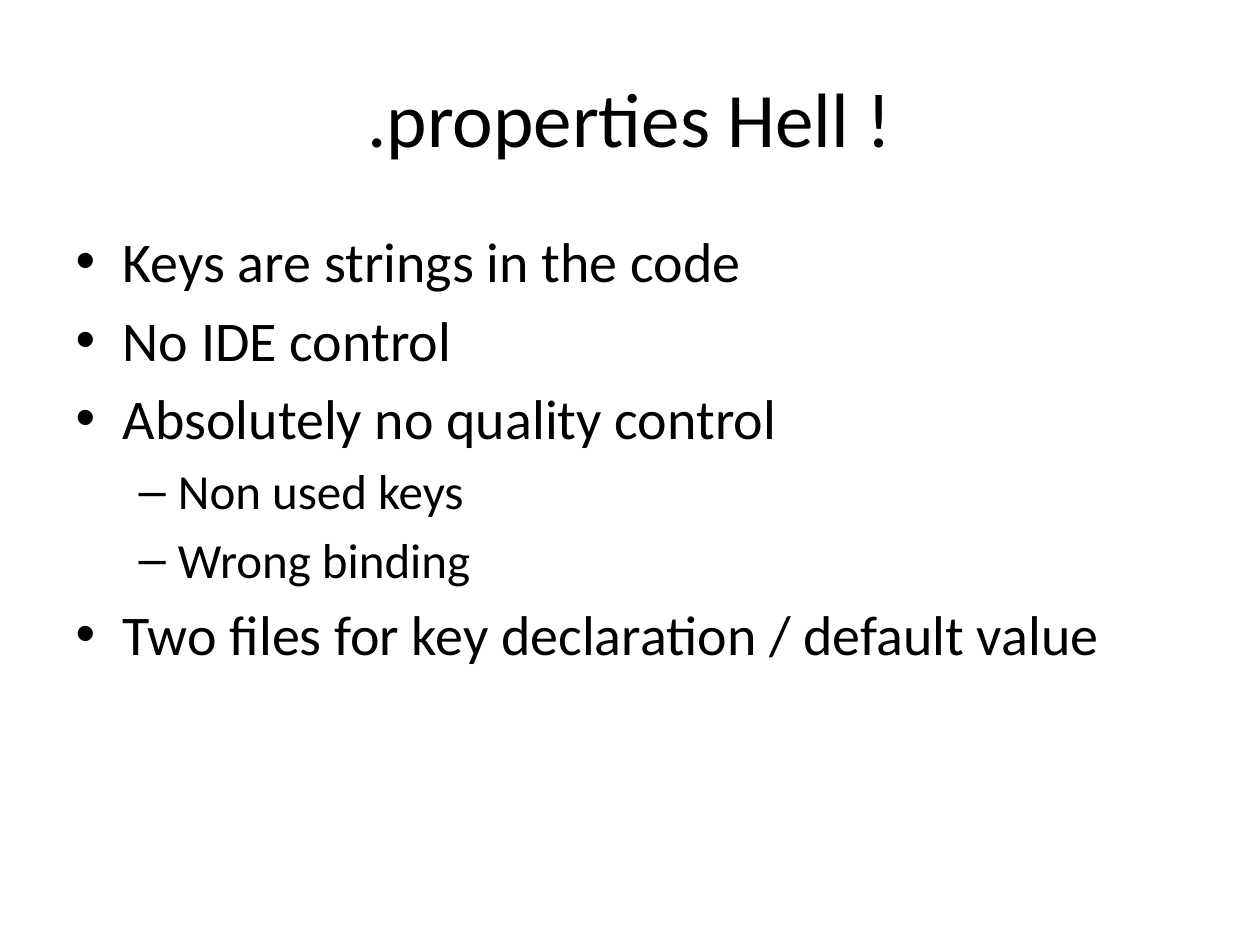
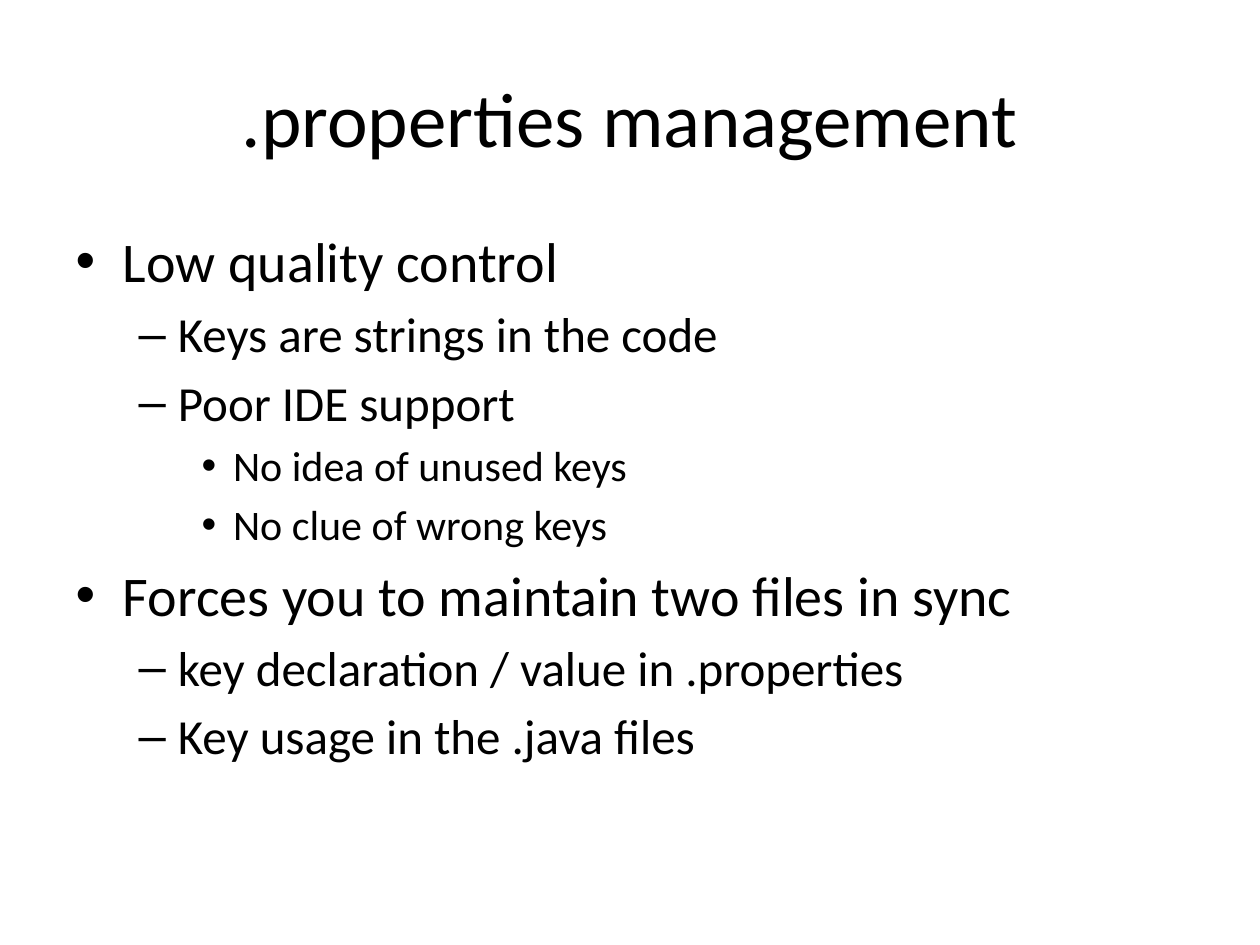
Before and after one commit to dbaeli/ez18n, a slide deck: slide 11 of ez18n-slides/javaone-2012/ez18n_javaone2012.pptx. Drawn at 1260x945 pixels with LibreOffice and Linux fonts; fonts in the diff are those of the drawing; background and template pictures are left out. Boxes give left, top, right and bottom in pixels: in the first picture for what was removed or moved away, otherwise in the second. Text is boxed around its words. In the diff, an @@ line names an element or a change of style, - is before the commit and + after.

```diff
--- a/ez18n-slides/javaone-2012/ez18n_javaone2012.pptx
+++ b/ez18n-slides/javaone-2012/ez18n_javaone2012.pptx
@@ title at <box>242,93,1017,161</box>: text changed @@
-.properties Hell !
+.properties management
@@ text at <box>123,243,557,291</box>: paragraph added @@
+• Low quality control
@@ text at <box>178,318,717,361</box>: size 32 to 28 pt in "Keys are strings in the code"; bullet • to –; list level 1 to 2 in "Keys are strings in the ..." @@
@@ text at <box>123,389,1011,763</box>: text changed; size 32 to 28 pt @@
-• No IDE control
-• Absolutely no quality control
-  – Non used keys
-  – Wrong binding
-• Two files for key declaration / default value
+  – Poor IDE support
+    • No idea of unused keys
+    • No clue of wrong keys
+• Forces you to maintain two files in sync
+  – key declaration / value in .properties
+  – Key usage in the .java files
```
Also in this commit, not shown: 12 other slides changed, 2 slides added, 3 slides removed, 5 other files.
